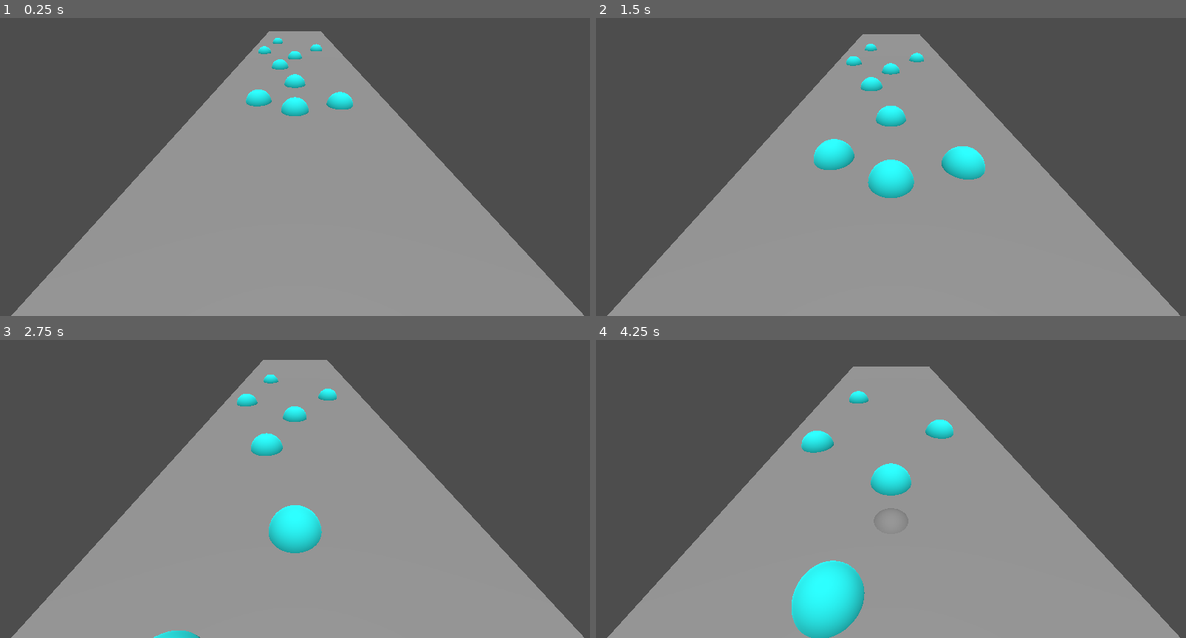
Above: before the commit, frames 1-4 (two rows, left to right).
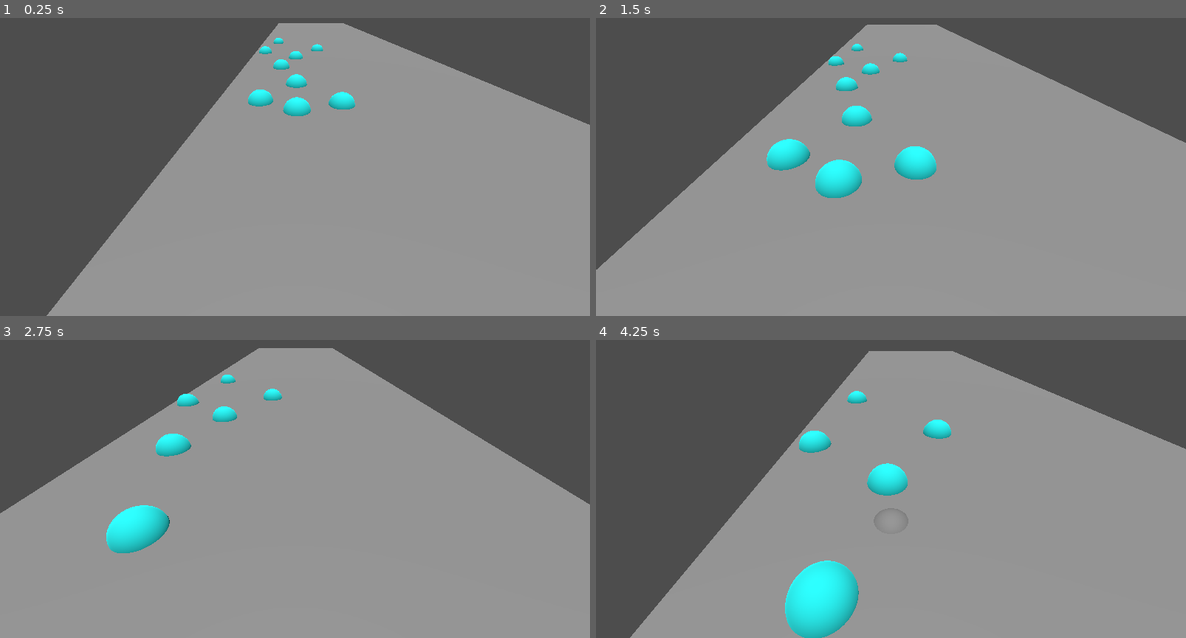
Above: after the commit, the same moments.

Repository: Yopaman/game-jam-2024
Game: Godot game, scene res://Scenes/World.tscn
The game is run twice, just before and just after one commit, with the same random seed, the same clock (stepped at 60 frames per second) and the same inputs.
Inputs:
- Up to frame 1 (0.25 s): no input
- Up to frame 2 (1.5 s): hold Right (right, bound only after the commit) 0.53-1.28 s; hold Left (left, bound only after the commit) from 1.28 s (still down)
- Up to frame 3 (2.75 s): release Left (left, bound only after the commit) at 2.03 s; hold Right (right, bound only after the commit) from 2.03 s (still down)
- Up to frame 4 (4.25 s): release Right (right, bound only after the commit) at 3.53 s; hold Left (left, bound only after the commit) from 3.53 s (still down)

The runs differ from the first frame. In frame 1, 20% of the frame differs, in the area x 1-100%, y 1-100%; in frame 2, 25%; in frame 3, 27%, in the area x 0-100%, y 2-100%; in frame 4, 19%.

Commit message:
lanes

Diff:
--- a/Scenes/World.tscn
+++ b/Scenes/World.tscn
@@ -1,8 +1,8 @@
 [gd_scene load_steps=6 format=3 uid="uid://xpcsgfg1n2yf"]
 
-[ext_resource type="PackedScene" uid="uid://bwdwkapawj3qg" path="res://scenes/Player.tscn" id="1_b5bxb"]
+[ext_resource type="PackedScene" uid="uid://bwdwkapawj3qg" path="res://Scenes/Player.tscn" id="1_b5bxb"]
 [ext_resource type="Script" path="res://Scripts/Camera.gd" id="1_tlih8"]
-[ext_resource type="PackedScene" uid="uid://dg1wor2lirncs" path="res://scenes/Obstacle/Caillou.tscn" id="3_h8t28"]
+[ext_resource type="PackedScene" uid="uid://dg1wor2lirncs" path="res://Scenes/Obstacle/Caillou.tscn" id="3_h8t28"]
 
 [sub_resource type="PlaneMesh" id="PlaneMesh_dx1hv"]
 
@@ -14,7 +14,7 @@
 transform = Transform3D(3.54353, 0, 0, 0, 0.993208, 0, 0, 0, 2.84014, -0.00258636, 0.0417137, -12.4604)
 
 [node name="shape" type="MeshInstance3D" parent="Water"]
-transform = Transform3D(1, 0, 0, 0, 0.999999, 0, 0, 0, 6.85637, 0.00802505, 0, -0.0139337)
+transform = Transform3D(1.75, 0, 0, 0, 1.75, 0, 0, 0, 12, 0.861097, 0, -0.0139337)
 mesh = SubResource("PlaneMesh_dx1hv")
 skeleton = NodePath("../..")
 surface_material_override/0 = SubResource("ShaderMaterial_0cu6c")
@@ -25,7 +25,7 @@
 transform = Transform3D(1, 0, 0, 0, 0.150019, 0.988683, 0, -0.988683, 0.150019, -2.84277, 6.50559, -0.4045)
 
 [node name="Player" parent="." instance=ExtResource("1_b5bxb")]
-transform = Transform3D(1, 0, 0, 0, 1, 0, 0, 0, 1, 0, 5.08274, -2.38419e-07)
+transform = Transform3D(1, 0, 0, 0, 1, 0, 0, 0, 1, -0.269914, 5.08274, -2.38419e-07)
 
 [node name="Camera3D" type="Camera3D" parent="." node_paths=PackedStringArray("player")]
 transform = Transform3D(0.999998, 0.00174533, 0, -0.00144181, 0.826097, 0.563526, 0.000983538, -0.563525, 0.826098, 0, 3.238, 6.066)
--- a/Scripts/Camera.gd
+++ b/Scripts/Camera.gd
@@ -10,3 +10,4 @@
 # Called every frame. 'delta' is the elapsed time since the previous frame.
 func _physics_process(delta):
 	global_transform.origin.z = player.global_position.z + 3
+	global_transform.origin.x = player.global_position.x
--- a/Scripts/Player.gd
+++ b/Scripts/Player.gd
@@ -3,14 +3,13 @@
 @export var float_force := 1.0
 @export var water_drag := 0.05
 @export var water_angular_drag := 0.05
-
-@export var lane_index := 0
+@export var lane_index := 1
 
 @onready var gravity: float = ProjectSettings.get_setting("physics/3d/default_gravity")
 
 var submerged := false
-
 const water_height := 0.0
+var lanes_width = 3.0
 
 # Called when the node enters the scene tree for the first time.
 func _ready():
@@ -19,9 +18,18 @@
 
 # Called every frame. 'delta' is the elapsed time since the previous frame.
 func _process(delta):
-	Camera3D
+	# strafe left or right while animating and changing lane indices
+	if Input.is_action_just_pressed("left"):
+		switch_lane(-1)
+	if Input.is_action_just_pressed("right"):
+		switch_lane(1)
 
 func _physics_process(delta):
+	# lerp the player between lanes
+	global_position.x = lerp(global_position.x, (lane_index * lanes_width) - lanes_width, delta * 5.0)
+	global_position.x = clamp(global_position.x, -6, 6)
+
+
 	submerged = false
 	global_position.z += -0.05
 	var depth := water_height - global_position.y
@@ -33,3 +41,10 @@
 	if submerged:
 		state.linear_velocity *=  1 - water_drag
 		#state.angular_velocity *= 1 - water_angular_drag
+
+func switch_lane(dir):
+	lane_index += dir
+	if lane_index > 3:
+		lane_index = 3
+	if lane_index < 0:
+		lane_index = 0
--- a/project.godot
+++ b/project.godot
@@ -14,3 +14,16 @@
 run/main_scene="res://Scenes/World.tscn"
 config/features=PackedStringArray("4.2", "Forward Plus")
 config/icon="res://icon.svg"
+
+[input]
+
+right={
+"deadzone": 0.5,
+"events": [Object(InputEventKey,"resource_local_to_scene":false,"resource_name":"","device":0,"window_id":0,"alt_pressed":false,"shift_pressed":false,"ctrl_pressed":false,"meta_pressed":false,"pressed":false,"keycode":0,"physical_keycode":4194321,"key_label":0,"unicode":0,"echo":false,"script":null)
+]
+}
+left={
+"deadzone": 0.5,
+"events": [Object(InputEventKey,"resource_local_to_scene":false,"resource_name":"","device":0,"window_id":0,"alt_pressed":false,"shift_pressed":false,"ctrl_pressed":false,"meta_pressed":false,"pressed":false,"keycode":0,"physical_keycode":4194319,"key_label":0,"unicode":0,"echo":false,"script":null)
+]
+}
Not shown, added: Scenes/Pla35F1.tmp
Not shown, added: Scenes/Pla6001.tmp
